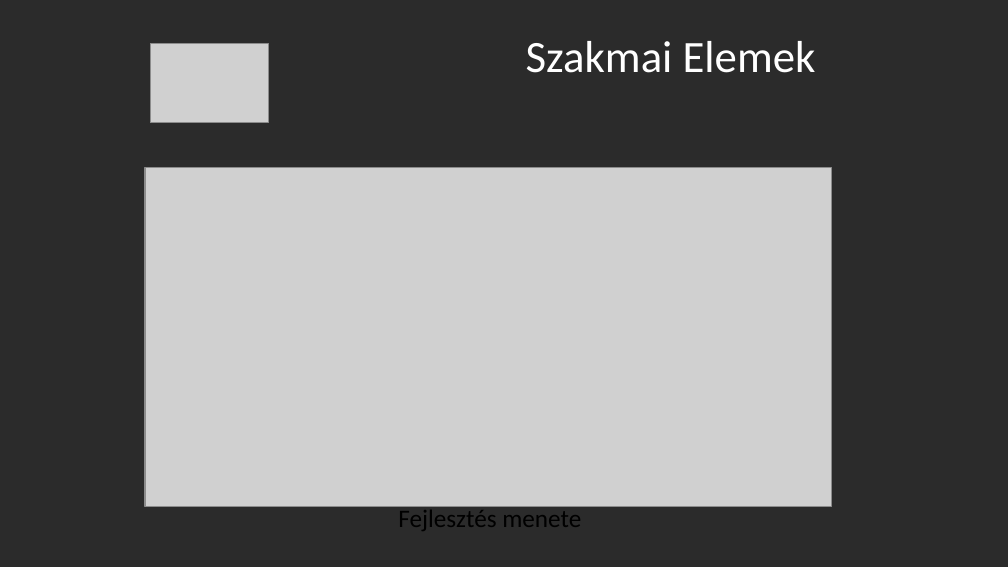
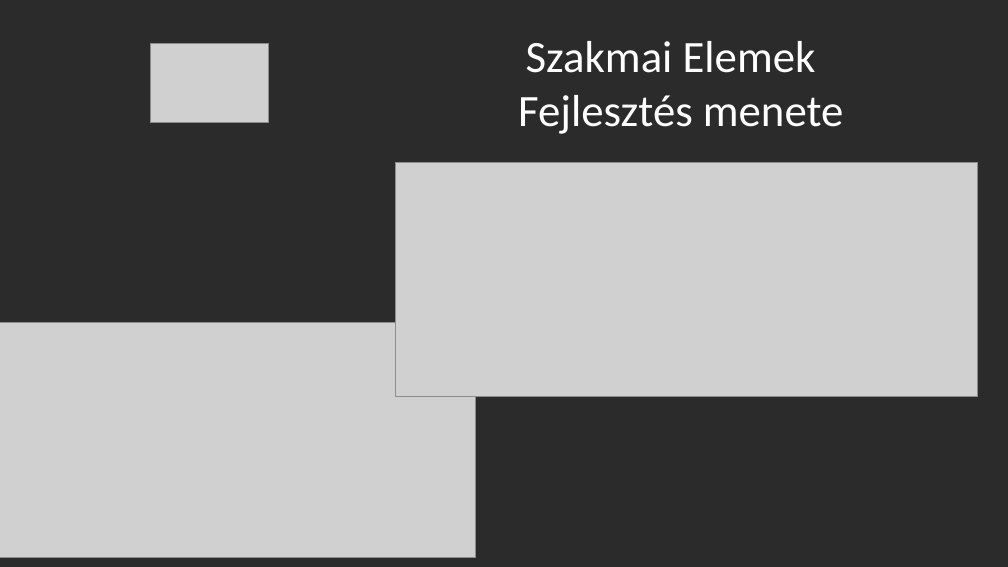
Before and after one commit to bprof-spec-codes/wordquiz, a slide deck: slide 22 of WordQuiz.pptx. Drawn at 1008x567 pixels with LibreOffice and Linux fonts; fonts in the diff are those of the drawing; grey boxes stand for pictures; background and template pictures are left out; a plain dark background stands for a picture behind light text. Boxes give left, top, right and bottom in pixels: in the first picture for what was removed or moved away, otherwise in the second. Text is boxed around its words. In the diff, an @@ line names an element or a change of style, - is before the commit and + after.

```diff
--- a/WordQuiz.pptx
+++ b/WordQuiz.pptx
@@ text at bbox=[518, 41, 843, 134]: text changed @@
-Szakmai Elemek
+Szakmai Elemek
+Fejlesztés menete
@@ picture added at bbox=[395, 162, 978, 397] @@
@@ picture: place and size @@
-picture at bbox=[145, 168, 832, 507]
+picture at bbox=[0, 323, 476, 557]
@@ text removed at bbox=[398, 510, 581, 531] @@
-Fejlesztés menete
```
Also in this commit, not shown: 7 other slides changed, 1 slide added, 13 other files.
